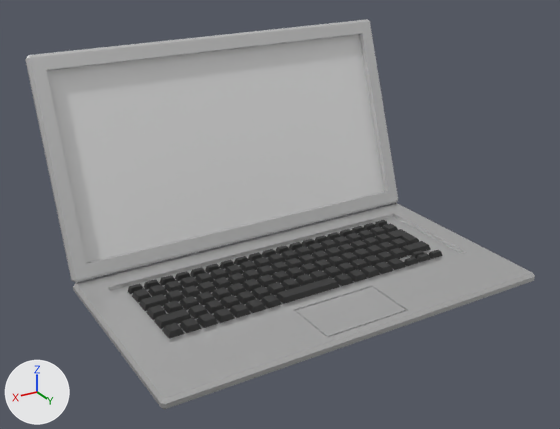
The OBJ model DirectXGame/Resources/PC/PC.obj: old version first, new version second.
Camera for both pictures: a 50 mm camera at (2.79, 5.18, 2.78) aimed at (0.06, 0.63, 0.5). Lighting does not change. The marker at lower left points along +X, +Y and +Z. The older version comes first. Where no turn or scale is listed for an object, it has been applied to the vertices. Vertices at exactly the same position are counted once.

The older version as bpy lines, for what is in view:
```python
me_立方体_002 = bpy.data.meshes.new('立方体.002')
me_立方体_002.from_pydata(...)  # 764 vertices, 1464 faces; spans x -1.59..1.49, y -0.58..1.69, z -0.04..1.63
# faces by material slot: [1312, 92, 58, 2]
me_立方体_002.materials.append(mat_マテリアル_001)  # black #2d2d2d
me_立方体_002.materials.append(mat_マテリアル)  # light grey #d6d6d6
me_立方体_002.materials.append(mat_マテリアル_002)  # white #e7e7e7
me_立方体_002.materials.append(mat_マテリアル_003)  # white #e7e7e7
ob_立方体_002 = bpy.data.objects.new('立方体.002', me_立方体_002)
ob_立方体_002.location = (0.0, 0.0, 0.0)
```
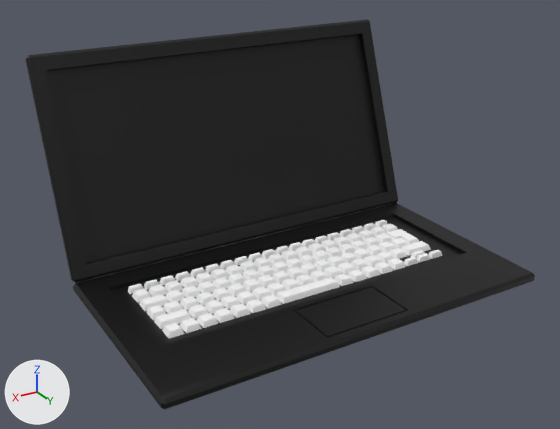
Changed parts and their boxes (x1, y1, x2, y2) in the pictures (560 x 429 px):
```json
{"object": "立方体.002", "change": "recoloured, surface changed", "before": [25, 19, 535, 410], "after": [25, 19, 535, 410], "on screen": "light grey to black"}
{"part": 1, "of": "me_立方体_002", "change": "recoloured", "before": [128, 220, 443, 338], "after": [128, 220, 443, 338], "on screen": "black to white"}
{"part": 2, "of": "me_立方体_002", "change": "recoloured", "before": [73, 203, 535, 410], "after": [73, 203, 535, 410], "on screen": "light grey to black"}
{"part": 3, "of": "me_立方体_002", "change": "recoloured", "before": [25, 19, 398, 283], "after": [25, 19, 398, 283], "on screen": "white to black"}
{"part": 4, "of": "me_立方体_002", "change": "recoloured", "before": [47, 35, 384, 263], "after": [47, 35, 384, 263], "on screen": "white to black"}
{"part": 5, "of": "me_立方体_002", "change": "surface changed", "before": [25, 19, 535, 410], "after": [25, 19, 535, 410], "on screen": "grey to black"}
```

The change, as JSON lines over the scene's bpy script:
```json
{"op": "add", "block": "img_pc_png", "code": ["img_pc_png = load_image('PC.png', 'PC.png', 1024, 1024, 'sRGB')"]}
{"op": "add", "block": "mat_マテリアル_005", "code": ["mat_マテリアル_005 = principled_material('マテリアル.005')", "mat_マテリアル_005.texture = img_pc_png"]}
{"block": "me_立方体_002", "where": "me_立方体_002.from_pydata(...)  # 764 vertices, 1464 faces; spans x -1.59..1.49, y -0.58..1.69, z -0.04..1.63"}
{"block": "me_立方体_002", "where": "# used by ob_立方体_002; location = (0.0, 0.0, 0.0)"}
{"block": "me_立方体_002", "change": "me_立方体_002 part 1: all 1312 faces that had it switch from mat_マテリアル_001 (black #2d2d2d) to mat_マテリアル_005 (picture img_pc_png)"}
{"block": "me_立方体_002", "change": "me_立方体_002 part 2: all 92 faces that had it switch from mat_マテリアル (light grey #d6d6d6) to mat_マテリアル_005 (picture img_pc_png)"}
{"block": "me_立方体_002", "change": "me_立方体_002 part 3: all 58 faces that had it switch from mat_マテリアル_002 (white #e7e7e7) to mat_マテリアル_005 (picture img_pc_png)"}
{"block": "me_立方体_002", "change": "me_立方体_002 part 4: all 2 faces that had it switch from mat_マテリアル_003 (white #e7e7e7) to mat_マテリアル_005 (picture img_pc_png)"}
{"block": "me_立方体_002", "change": "me_立方体_002 part 5: texture (UV) coordinates of 1464 of 1464 faces, centred in x -1.59..1.48, y -0.57..1.69, z -0.04..1.63, changed; they spanned u 0.12..0.88, v 0.0..1.0 and now span u 0.0..1.0, v 0.0..1.0"}
```
